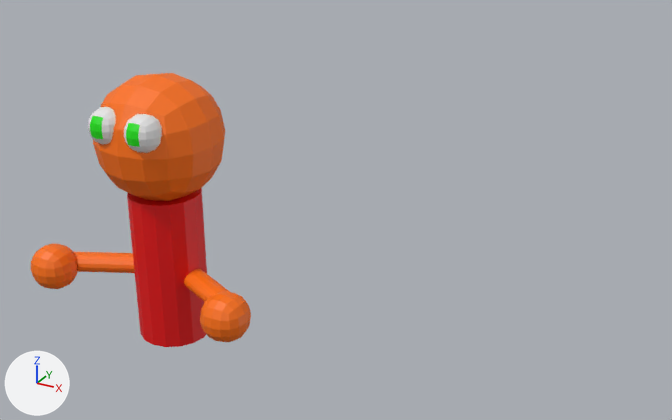
Renders of the FBX model FinalProject/Assets/Models/NPC.fbx from each side of a commit.
The view is the same before and after, from a 50 mm lens placed at (7.61, -9.05, 5.87), pointed at (1.75, 1.6, 0.55). The axes (+X, +Y, +Z) are drawn at lower left. The lights are the same throughout. Where no turn or scale is listed for an object, it has been applied to the vertices.

Before the edit, the objects in view are built like this:
```python
me_cube_001 = bpy.data.meshes.new('Cube.001')
me_cube_001.from_pydata(...)  # 98 vertices, 96 faces; spans x -0.84..0.84, y -0.84..0.84, z 1.0..2.68
me_cube_001.materials.append(mat_body)  # orange #ff7200
me_cube_012 = bpy.data.meshes.new('Cube.012')
me_cube_012.from_pydata(...)  # 196 vertices, 192 faces; spans x -0.535..0.535, y -0.884..-0.392, z 1.884..2.376
# faces by material slot: [180, 12]
me_cube_012.materials.append(mat_eyebackground)  # white #e7e7e7
me_cube_012.materials.append(mat_eye_color)  # green #1ce70d
me_cylinder = bpy.data.meshes.new('Cylinder')
me_cylinder.from_pydata(...)  # a 16-sided cylinder along z spanning x -0.5..0.5, y -0.5..0.5, z -1.07..1.07
me_cylinder.materials.append(mat_head)  # red #e70004
me_cylinder_001 = bpy.data.meshes.new('Cylinder.001')
me_cylinder_001.from_pydata(...)  # 324 vertices, 292 faces; spans x -1.77..1.77, y -1.06..0.13, z -0.4..0.23
me_cylinder_001.materials.append(mat_body)  # orange #ff7200
ob_body = bpy.data.objects.new('Body', me_cylinder)
ob_body.location = (0.0, 0.0, 0.0)
ob_cylinder = bpy.data.objects.new('Cylinder', me_cylinder_001)
ob_cylinder.location = (0.0, 0.0, 0.0)
ob_eyes = bpy.data.objects.new('Eyes', me_cube_012)
ob_eyes.location = (0.0, 0.0, 0.0)
ob_head = bpy.data.objects.new('Head', me_cube_001)
ob_head.location = (0.0, 0.0, 0.0)
```
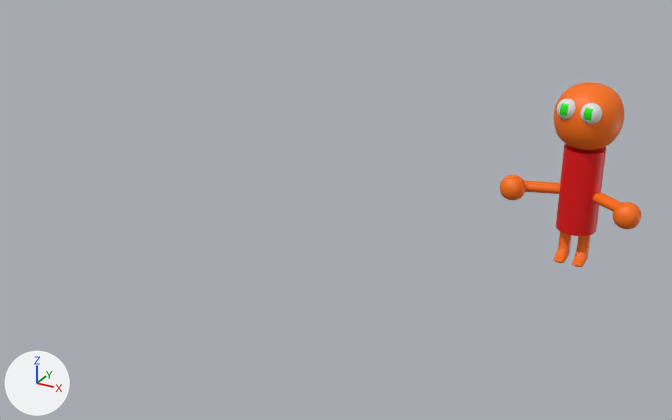
Boxes [x1, y1, x2, y2] around the edits, measured in the pictures (672 x 420 px):
'Head', reshaped, moved (47% narrower, 46% shorter): before [93, 73, 225, 201]; after [554, 82, 624, 151]
'Body', mesh turned, moved: before [127, 188, 207, 347]; after [556, 143, 606, 236]
'Cylinder', mesh turned, moved: before [31, 244, 251, 342]; after [500, 175, 641, 229]
'Eyes', mesh turned, moved: before [88, 107, 162, 153]; after [557, 99, 602, 124]
'Cylinder.001', added (orange): after [554, 232, 591, 267]
part 1 of me_cube_001, added (orange): after [554, 82, 624, 151]
part 2 of me_cube_001, deleted (orange): before [93, 73, 225, 201]

What changed in the scene script:
```text
Change me_cube_001:
    used by ob_head; location = (0.0, 0.0, 0.0)
    remove me_cube_001.from_pydata(...)  # 98 vertices, 96 faces; spans x -0.84..0.84, y -0.84..0.84, z 1.0..2.68
    add me_cube_001.from_pydata(...)  # 386 vertices, 384 faces; spans x -0.5..0.5, y -0.5..0.5, z -0.5..0.5
    me_cube_001 part 1: 386 vertices added at x -0.5..0.5, y -0.5..0.5, z -0.5..0.5
    me_cube_001 part 2: 98 vertices removed from x -0.84..0.84, y -0.84..0.84, z 1.0..2.68
Change me_cylinder_001:
    where me_cylinder_001.from_pydata(...)  # 324 vertices, 292 faces; spans x -1.77..1.77, y -1.06..0.13, z -0.4..0.23
    used by ob_cylinder; location = (0.0, 0.0, 0.0)
    me_cylinder_001 part 4: the whole mesh is turned -7.1 degrees about the z axis through the mesh origin and scaled by 0.618
Change me_cylinder:
    where me_cylinder.from_pydata(...)  # 32 vertices, 18 faces; spans x -0.5..0.5, y -0.5..0.5, z -1.07..1.07
    used by ob_body; location = (0.0, 0.0, 0.0)
    me_cylinder part 3: the whole mesh is turned 45 degrees about the z axis through its middle and scaled by 0.618
Change me_cube_012:
    where me_cube_012.from_pydata(...)  # 196 vertices, 192 faces; spans x -0.535..0.535, y -0.884..-0.392, z 1.884..2.376
    used by ob_eyes; location = (0.0, 0.0, 0.0)
    me_cube_012 part 5: the whole mesh is turned -7.1 degrees about the z axis through its middle and scaled by 0.618, then moved by (0.0, 0.638, -2.13)
Add me_cylinder_005:
    me_cylinder_005.from_pydata(...)  # 2244 vertices, 2240 faces; spans x -0.235..0.235, y -0.313..0.078, z -0.346..0.344
    me_cylinder_005.materials.append(mat_body)  # orange #ff7200
Change ob_head:
    ob_head.location: (0.0, 0.0, 0.0) -> (4.55, 4.2, 1.64)
Change ob_cylinder:
    ob_cylinder.location: (0.0, 0.0, 0.0) -> (4.55, 4.2, 0.5)
Change ob_body:
    ob_body.location: (0.0, 0.0, 0.0) -> (4.55, 4.2, 0.5)
Change ob_eyes:
    ob_eyes.location: (0.0, 0.0, 0.0) -> (4.5, 3.81, 1.82)
Add ob_cylinder_001:
    ob_cylinder_001 = bpy.data.objects.new('Cylinder.001', me_cylinder_005)
    ob_cylinder_001.location = (4.55, 4.19, -0.34)
```
